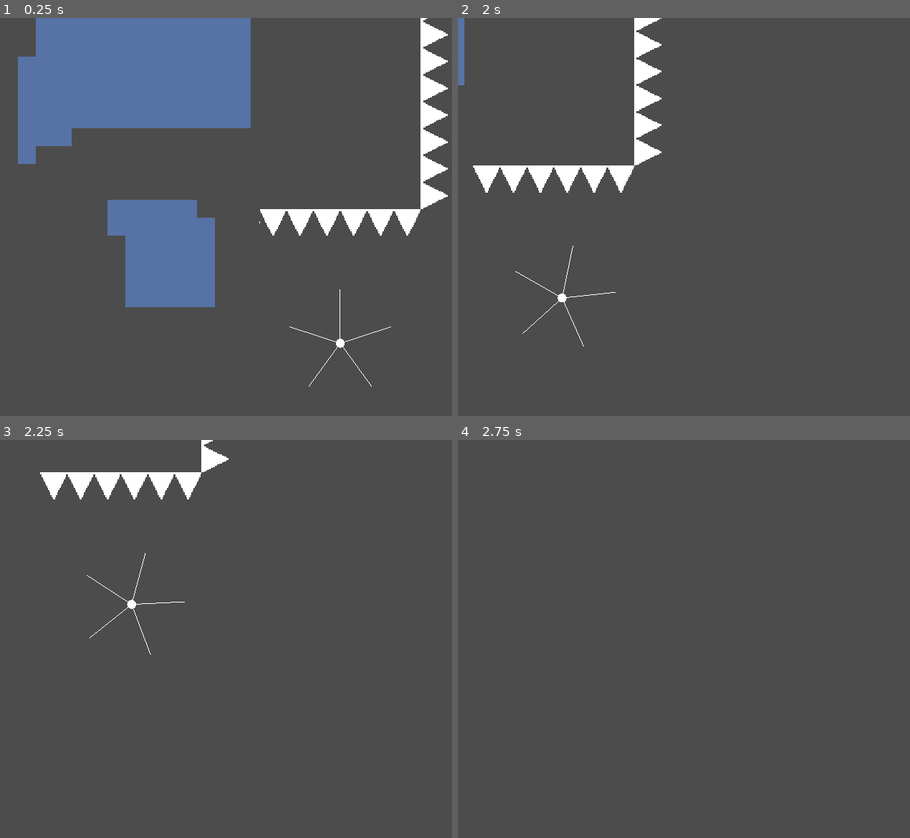
Above: before the commit, frames 1-4 (two rows, left to right).
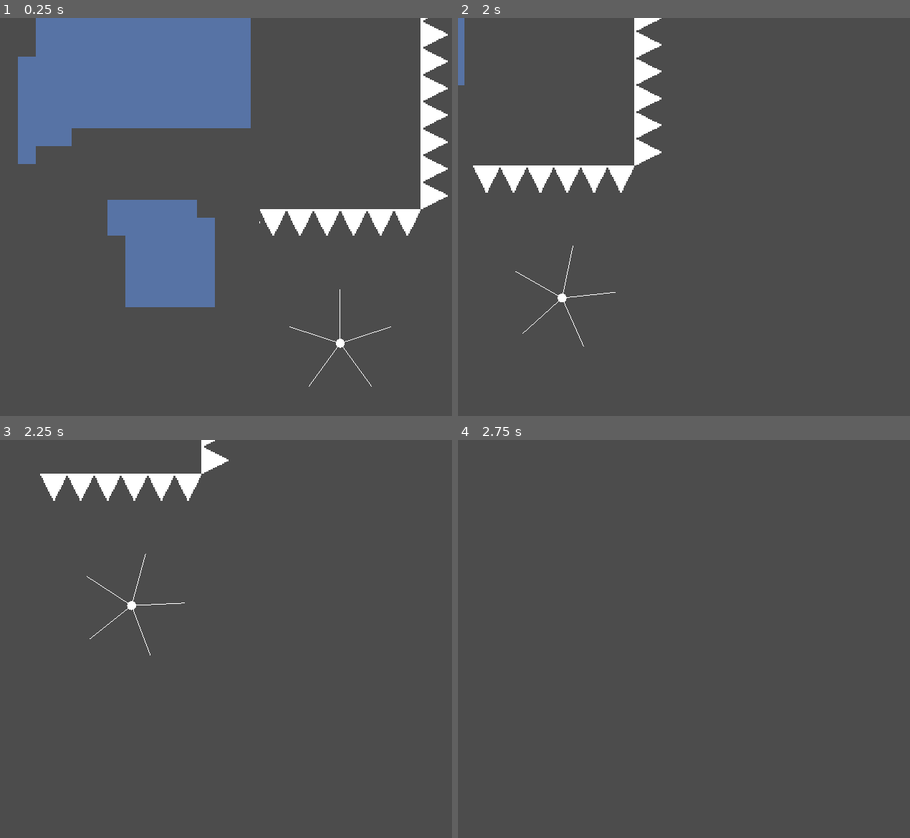
Above: after the commit, the same moments.

Repository: Synthasmagoria/Project-Seeker
Game: Godot game, scene res://levels/test/test.tscn
Two runs of this game, one before a commit and one after it. Both use one fixed random seed, a clock stepped at 60 frames per second and the inputs below.
Inputs:
- Up to frame 1 (0.25 s): no input
- Up to frame 2 (2 s): tap Enter at 0.5 s; hold Right (right) from 0.53 s (still down); tap Shift (jump) at 0.77, 1.52 s
- Up to frame 3 (2.25 s): release Right (right) at 2.03 s; hold Left (left) from 2.03 s (still down)
- Up to frame 4 (2.75 s): keep holding Left (left)

Frames 1-2 are identical in both runs. In frame 3, 0.4% of the frame differs, in the area x 8-51%, y 0-55%; in frame 4, nothing differs.

Commit message:
Cleaned up platform snapping code

Diff:
--- a/project/objects/player/states/airborne.gd
+++ b/project/objects/player/states/airborne.gd
@@ -4,6 +4,7 @@
 var airjump_number := 1
 var airjump_strength := 300.0
 var jump_dampen := 0.45
+var fall_speed_max := 490.0
 var platform_detector : Area2D
 var previous_frame_platform : KinematicBody2D
 
@@ -16,6 +17,18 @@
 
 func exit() -> void:
 	pass
+
+static func limit_fall_velocity(vel : Vector2, limit : float) -> Vector2:
+	return Vector2(vel.x, min(vel.y, limit))
+
+static func get_bottom(shape : CollisionShape2D) -> Vector2:
+	return shape.global_position + shape.shape.extents
+
+static func get_top(shape : CollisionShape2D) -> Vector2:
+	return shape.global_position - shape.shape.extents
+
+static func should_snap(feet : Vector2, platform_top : Vector2, velocity : Vector2) -> bool:
+	return feet.y < platform_top.y && velocity.y < 0.0
 
 static func dampen_jump_velocity(vel : float, damp : float) -> float:
 	var _dampen = vel < 0.0
@@ -49,17 +62,19 @@
 
 	# Snap to platform
 	var _platform = get_first_overlapping_platform(platform_detector)
+
 	if previous_frame_platform && !_platform:
-		var _hitbox = $"%KinematicHitshape"
-		var _feet = player.position + _hitbox.position + _hitbox.shape.extents
-		var _plat_hitbox = previous_frame_platform.get_node("Hitbox")
-		var _plat_top = previous_frame_platform.global_position - _plat_hitbox.shape.extents
+		var _feet = get_bottom($"%KinematicHitshape")
+		var _plat_top = get_top(previous_frame_platform.get_node("Hitbox"))
 
-		if _feet.y < _plat_top.y && player.velocity.y < 0.0:
+		if should_snap(_feet, _plat_top, player.velocity):
 			player.distance_movement(Vector2(0.0, _plat_top.y - _feet.y))
 			player.velocity.y = 0.0
 
 	previous_frame_platform = _platform
+
+	# Limit falling velocity
+	player.velocity = limit_fall_velocity(player.velocity, fall_speed_max)
 
 	# Do the regular movement
 	player.velocity_movement(player.velocity, false)
